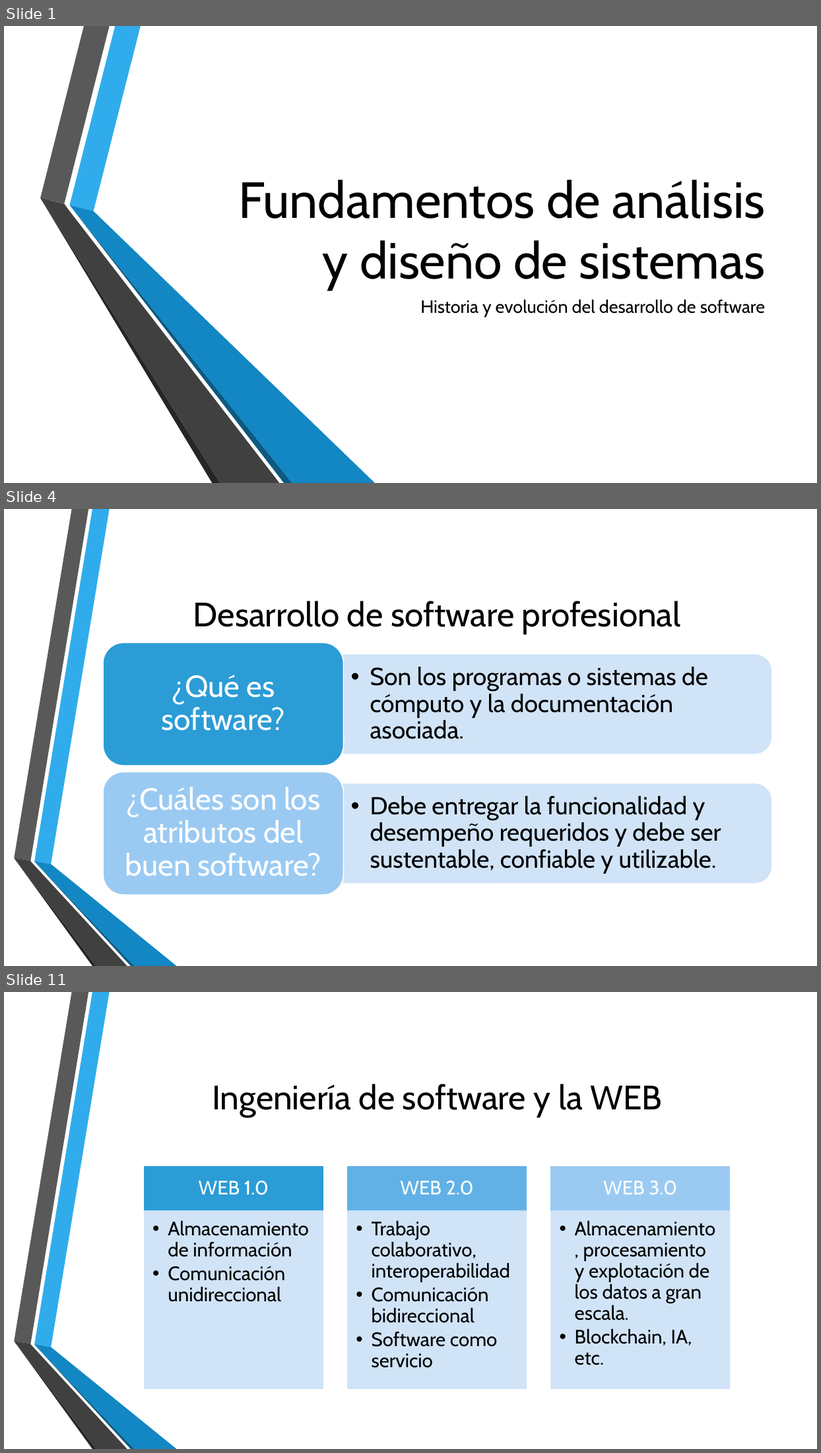
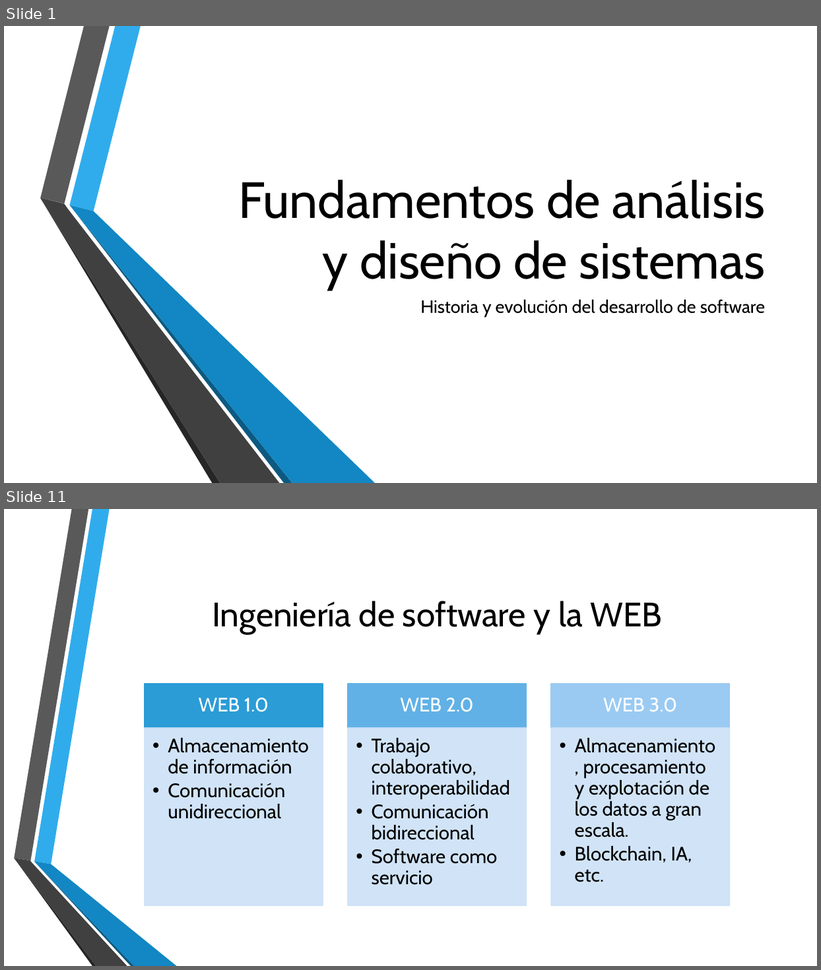
Before and after one commit to AryShared/SystemAnalysis, a slide deck: 1-1 Historia y evolucion del desarrollo de software.pptx. Shown one above the other, each under a label of ours: slides 1, 4 and 11 before the commit, slides 1 and 11 after it; the slides between them are not shown. The pictures are 821x1453 and 821x970 pixels, drawn with LibreOffice and Linux fonts; fonts in the diff are those of the drawing; background and template pictures are left out. Boxes give left, top, right and bottom in pixels: in the first picture for what was removed or moved away, otherwise in the second. Text is boxed around its words. In the diff, an @@ line names an element or a change of style, - is before the commit and + after.

```diff
--- a/1-1 Historia y evolucion del desarrollo de software.pptx
+++ b/1-1 Historia y evolucion del desarrollo de software.pptx
@@ slide 4 removed at (x1=4, y1=509, x2=817, y2=966), background picture (left out); not listed: 6 template elements that a slide beside it also shows @@
@@ title removed at (x1=193, y1=601, x2=681, y2=634) @@
-Desarrollo de software profesional
@@ group removed at (x1=103, y1=642, x2=772, y2=895): 4 texts, 2 round same rects, 2 rounded rectangles @@
-  • Son los programas o sistemas de cómputo y la documentación asociada.
-¿Qué es software?
-  • Debe entregar la funcionalidad y desempeño requeridos y debe ser sustentable, confiable y utilizable.
-¿Cuáles son los atributos del buen software?
```
Also in this commit, not shown: 6 slides changed, 2 slides added, 5 other slides removed.
